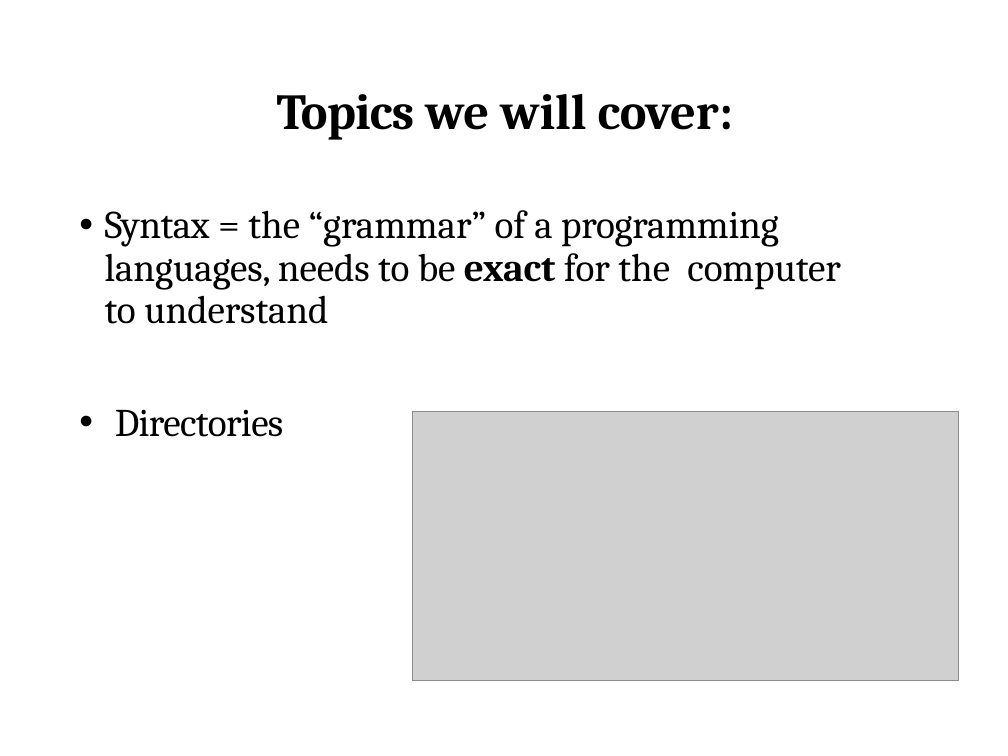
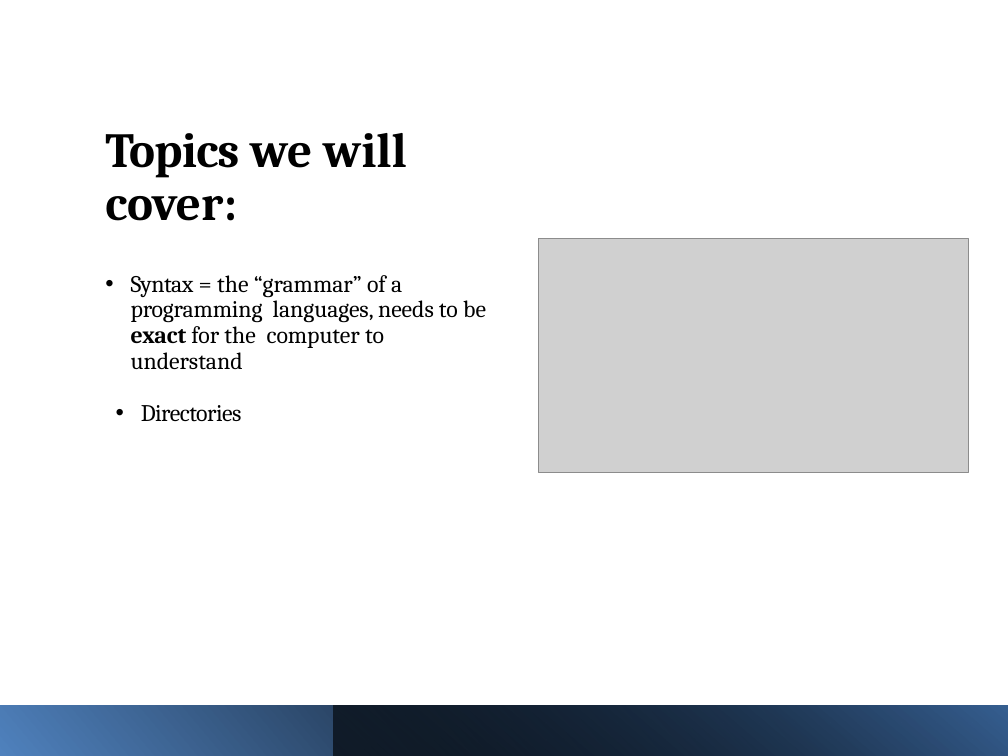
Before and after one commit to PRodriguez19/Intro-to-shell, a slide deck: slide 16 of lectures/Lecture1-MMG3320-Introduction.pptx (slide 17 before the commit). Drawn at 1008x756 pixels with LibreOffice and Linux fonts; fonts in the diff are those of the drawing; grey boxes stand for pictures. Boxes give left, top, right and bottom in pixels: in the first picture for what was removed or moved away, otherwise in the second. Text is boxed around its words. In the diff, an @@ line names an element or a change of style, - is before the commit and + after.

```diff
--- a/lectures/Lecture1-MMG3320-Introduction.pptx
+++ b/lectures/Lecture1-MMG3320-Introduction.pptx
@@ title "Topics we will cover:": place and size @@
-title "Topics we will cover:" at box(277, 94, 733, 140)
+title "Topics we will cover:" at box(105, 133, 407, 221)
@@ title "Topics we will cover:" at box(105, 133, 407, 221): size 36 to 35 pt; alignment centre to left; line spacing 1 to 0.9; less space between paragraphs; vertical alignment top to bottom @@
@@ picture: place and size @@
-picture at box(412, 411, 959, 680)
+picture at box(538, 238, 969, 472)
@@ text "Syntax = the “grammar” of ...": place and size @@
-text "Syntax = the “grammar” of ..." at box(105, 210, 840, 437)
+text "Syntax = the “grammar” of ..." at box(131, 275, 486, 422)
@@ text "Syntax = the “grammar” of ..." at box(131, 275, 486, 422): size 28 to 17 pt; line spacing 0.91 to 0.9; indent changed; line spacing 1 to 0.9 @@
@@ rectangle added at box(0, 706, 1008, 756), fill gradient #4F81BD to #000000 @@
@@ rectangle added at box(334, 706, 1008, 756), fill gradient #000000 to #376092 @@
```
Also in this commit, not shown: 9 other slides changed, 1 slide added, 2 slides removed, 3 other files.
